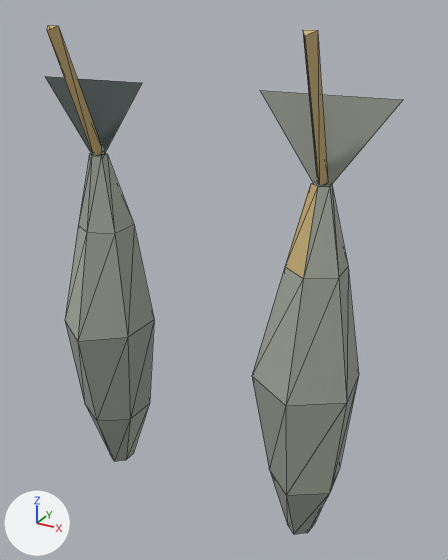
One commit to the glTF model render3d/assets/models/buildings/drying_rack_pesce.glb: the scene before it, then after it.
One viewpoint serves both versions: a 50 mm camera at (0.491, -0.734, 0.026) aimed at (0.03, 0.105, -0.393). Every picture has the same lights, and +X, +Y and +Z are marked at lower left. The older version comes first. Mesh edges are drawn as thin lines. Vertices at exactly the same position are counted once.

The scene before the commit, as lines of its bpy script (objects in view):
```python
me_drying_rack_pesce = bpy.data.meshes.new('drying_rack_pesce')
me_drying_rack_pesce.from_pydata(...)  # 78 vertices, 130 faces; spans x -0.3..0.3, y -0.015..0.171, z -0.83..0.002
me_drying_rack_pesce.materials.append(mat_tsb_vertexcolor)
# before: 75 (0.1, 0.08, -0.08) at pixel (259, 90), 76 (0.3, 0.08, -0.08) at pixel (403, 99), 77 (0.2, 0.08, -0.22)
ob_drying_rack_pesce = bpy.data.objects.new('drying_rack_pesce', me_drying_rack_pesce)
ob_drying_rack_pesce.location = (0.0, 0.0, 0.0)
```
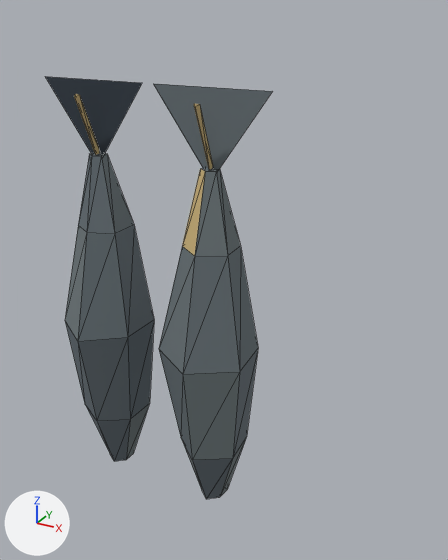
The newer file is also rescaled (x2.0), turned or shifted as a whole; pictures and numbers use the older file's frame.

Location of each change, (x1, y1, x2, y2) in pixels of the pictures (448 x 560 px; the box of a moved part takes in the faces that stretch with it):
'drying_rack_pesce', reshaped, recoloured (darker, 36% narrower, 17% shorter)
    before: (45, 25, 403, 534)
    after: (45, 76, 272, 499)
part 1 of me_drying_rack_pesce, moved or reshaped
    before: (47, 25, 101, 155)
    after: (74, 94, 99, 155)
part 2 of me_drying_rack_pesce, moved or reshaped
    before: (303, 30, 328, 185)
    after: (194, 104, 213, 169)
part 3 of me_drying_rack_pesce, moved or reshaped
    before: (252, 182, 359, 534)
    after: (159, 168, 258, 499)
part 4 of me_drying_rack_pesce, moved or reshaped
    before: (260, 91, 403, 185)
    after: (154, 84, 272, 170)
part 5 of me_drying_rack_pesce, recoloured (darker)
    before: (45, 32, 403, 534)
    after: (45, 76, 272, 499)

Diff of the bpy script that builds the scene:
```diff
--- a/render3d/assets/models/buildings/drying_rack_pesce.glb.py
+++ b/render3d/assets/models/buildings/drying_rack_pesce.glb.py
@@ me_drying_rack_pesce @@
 # used by ob_drying_rack_pesce; location = (0.0, 0.0, 0.0)
-me_drying_rack_pesce.from_pydata(...)  # 78 vertices, 130 faces; spans x -0.3..0.3, y -0.015..0.171, z -0.83..0.002
+me_drying_rack_pesce.from_pydata(...)  # 78 vertices, 130 faces; spans x -0.3..0.12, y -0.015..0.171, z -0.83..-0.08
+# me_drying_rack_pesce part 1: the loose piece of 6 vertices spanning x -0.209..-0.19, y -0.009..0.085, z -0.204..0.002 is scaled about its middle by 0.5, then moved by (0.0, 0.021, -0.049)
+# me_drying_rack_pesce part 2: the loose piece of 6 vertices spanning x 0.191..0.21, y -0.01..0.085, z -0.204..0.002 is scaled about its middle by 0.5, then moved by (-0.18, 0.021, -0.05)
+# me_drying_rack_pesce part 3: the loose piece of 30 vertices spanning x 0.12..0.277, y -0.015..0.171, z -0.83..-0.2 is moved by (-0.18, 0.0, 0.0)
+# me_drying_rack_pesce part 4
+for i in [75, 76, 77]: me_drying_rack_pesce.vertices[i].co += Vector((-0.18, 0.0, 0.0))
+# me_drying_rack_pesce part 5: 114 faces centred in x -0.27..0.269, y 0.009..0.149, z -0.83..-0.067 are repainted in the vertex colours; the middle colour goes from grey #9ea399 to grey #667075
 me_drying_rack_pesce.materials.append(mat_tsb_vertexcolor)
```
